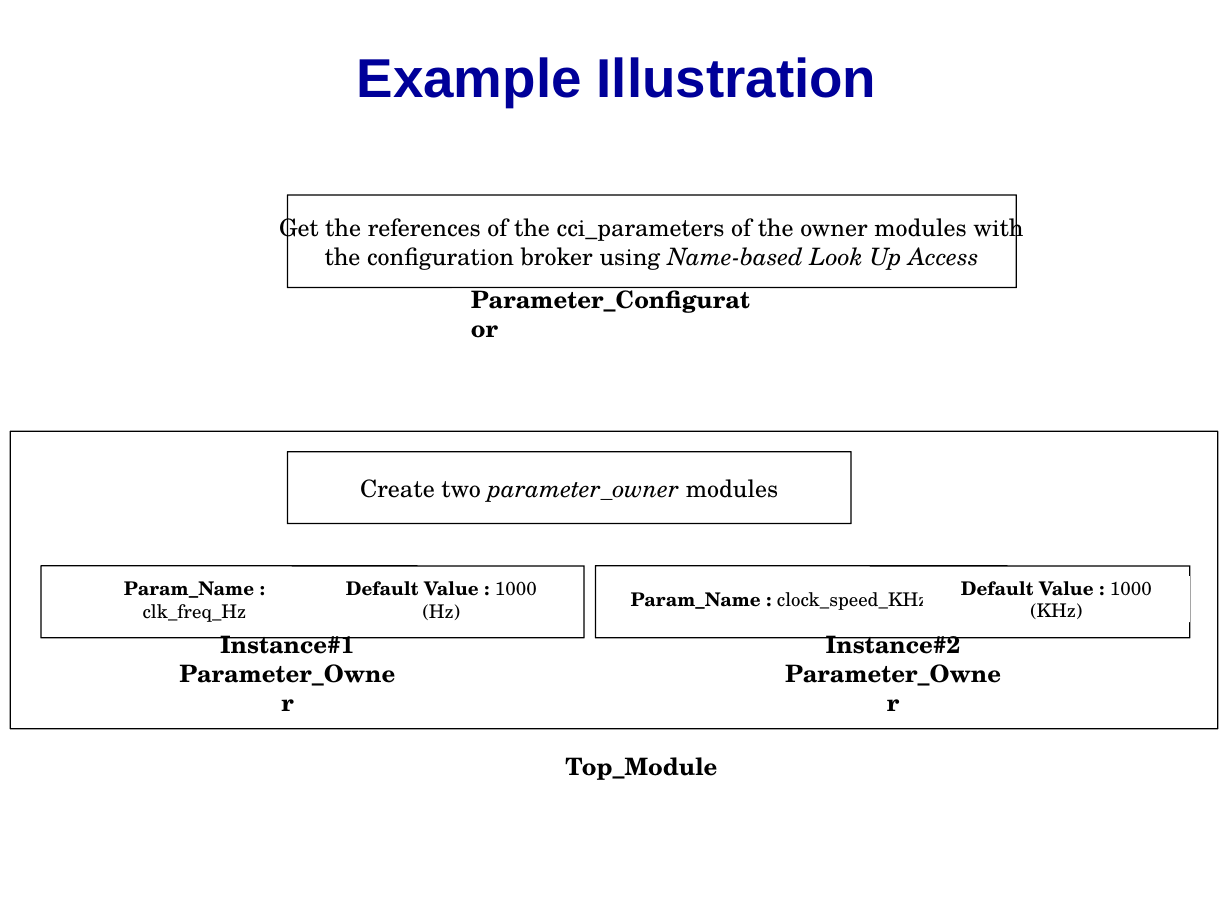
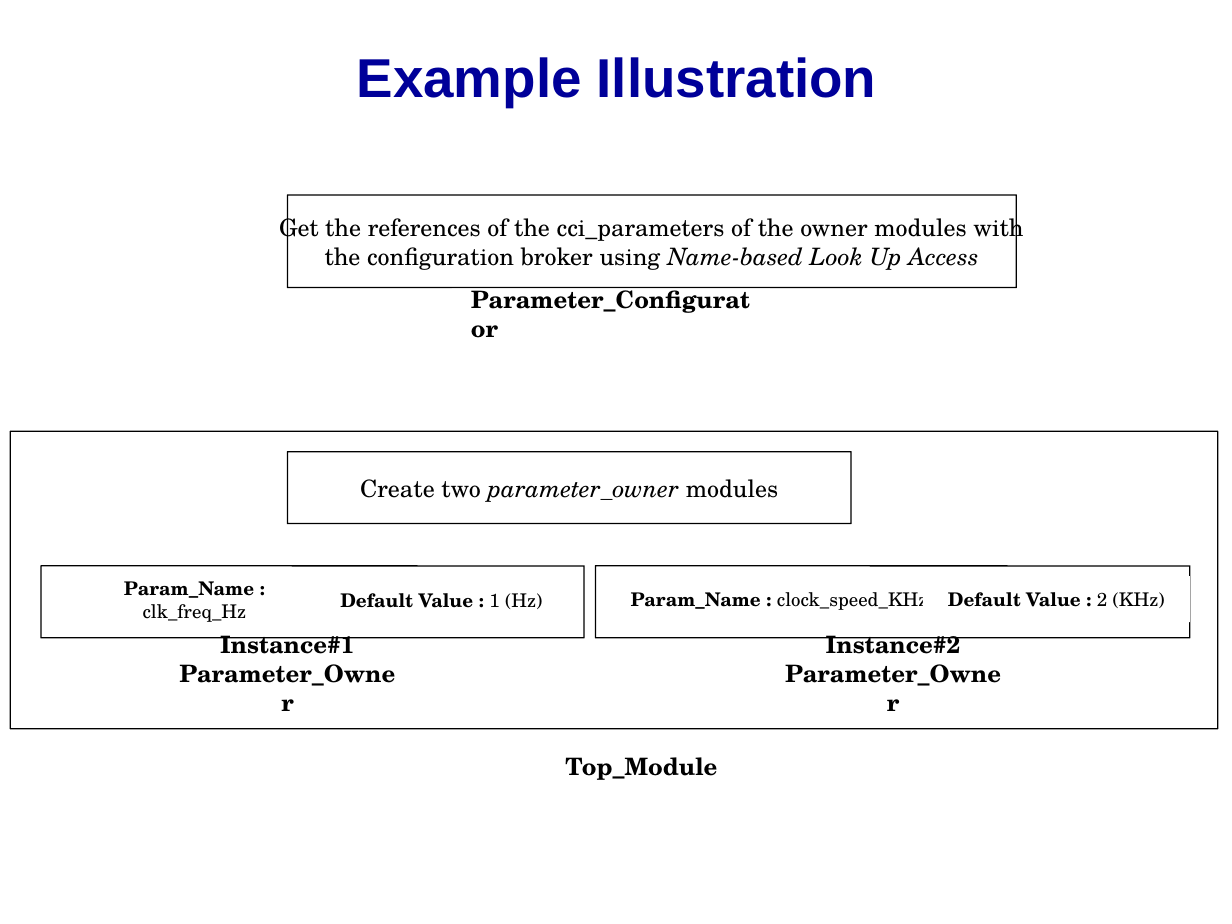
Before and after one commit to accellera-official/cci, a slide deck: slide 3 of examples/ex12_Indirectly_Associating_Parameters/docs/ex12_Indirectly_Associating_Parameters.ppt. Drawn at 1232x924 pixels with LibreOffice and Linux fonts; fonts in the diff are those of the drawing; background and template pictures are left out. Boxes give left, top, right and bottom in pixels: in the first picture for what was removed or moved away, otherwise in the second. Text is boxed around its words. In the diff, an @@ line names an element or a change of style, - is before the commit and + after.

```diff
--- a/examples/ex12_Indirectly_Associating_Parameters/docs/ex12_Indirectly_Associating_Parameters.ppt
+++ b/examples/ex12_Indirectly_Associating_Parameters/docs/ex12_Indirectly_Associating_Parameters.ppt
@@ text at (340,593,542,609): text changed @@
-Default Value : 1000 (Hz)
+Default Value : 1 (Hz)
@@ text at (948,592,1165,608): text changed @@
-Default Value : 1000 (KHz)
+Default Value : 2 (KHz)
```
Also in this commit, not shown: 7 other slides changed, 33 other files.
